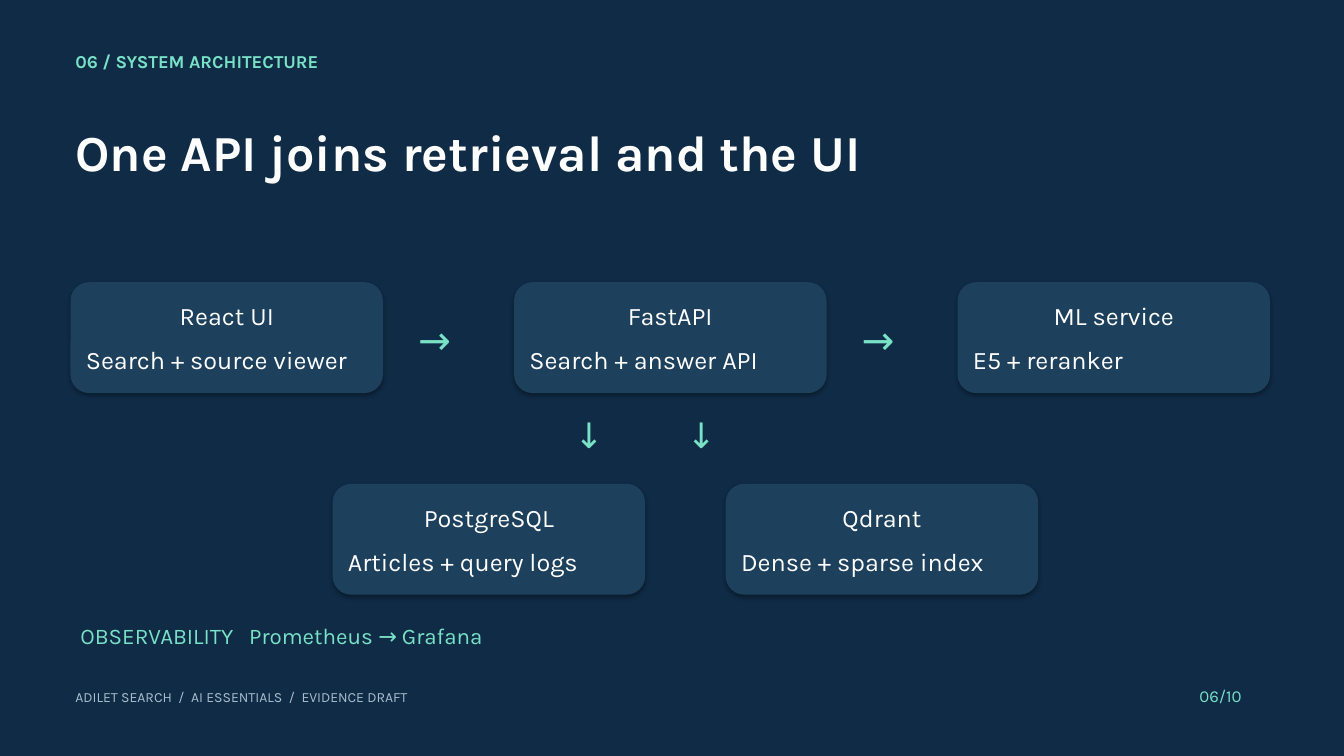
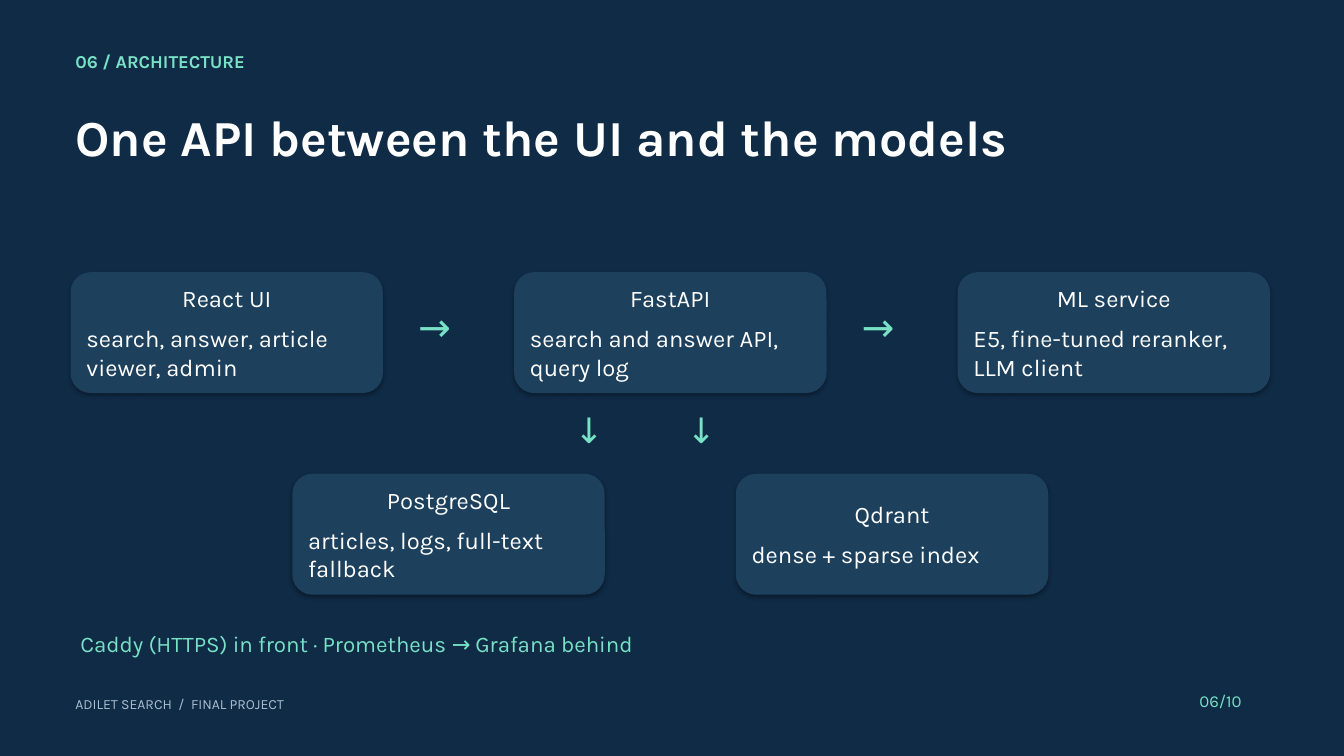
Before and after one commit to R0onen/adilet-search, a slide deck: slide 6 of docs/presentation/final_deck.pptx. Drawn at 1344x756 pixels with LibreOffice and Linux fonts; fonts in the diff are those of the drawing. Boxes give left, top, right and bottom in pixels: in the first picture for what was removed or moved away, otherwise in the second. Text is boxed around its words. In the diff, an @@ line names an element or a change of style, - is before the commit and + after.

Commit message:
docs: final evaluation, load test on the deployed corpus, model card for pipeline 1.0.0, presentation, guides and status

```diff
--- a/docs/presentation/final_deck.pptx
+++ b/docs/presentation/final_deck.pptx
@@ text at [75,56,245,68]: text changed @@
-06 / SYSTEM ARCHITECTURE
+06 / ARCHITECTURE
@@ text at [75,121,1008,157]: text changed @@
-One API joins retrieval and the UI
+One API between the UI and the models
@@ rounded rectangle "React UI": place and size @@
-rounded rectangle "React UI" at [71,282,383,393]
+rounded rectangle "React UI" at [71,272,383,393]
@@ text in rounded rectangle at [182,292,271,308]: size 18 to 17 pt in "React UI"; less space between paragraphs @@
@@ text "→": place and size @@
-text "→" at [408,311,489,371]
+text "→" at [408,297,489,358]
@@ rounded rectangle "FastAPI": place and size @@
-rounded rectangle "FastAPI" at [514,282,827,393]
+rounded rectangle "FastAPI" at [514,272,827,393]
@@ text in rounded rectangle at [630,292,710,308]: size 18 to 17 pt in "FastAPI"; less space between paragraphs @@
@@ less space between paragraphs in 4 elements at [1199,694,1241,708], [565,403,776,454], [408,297,489,358], [852,297,933,358] @@
@@ text "→": place and size @@
-text "→" at [852,311,933,371]
+text "→" at [852,297,933,358]
@@ rounded rectangle "ML service": place and size @@
-rounded rectangle "ML service" at [958,282,1270,393]
+rounded rectangle "ML service" at [958,272,1270,393]
@@ text in rounded rectangle at [1057,290,1171,308]: size 18 to 17 pt in "ML service"; less space between paragraphs @@
@@ text in rounded rectangle at [86,330,328,379]: text changed; size 18 to 17 pt @@
-Search + source viewer
+search, answer, article viewer, admin
@@ text in rounded rectangle at [530,330,779,382]: text changed; size 18 to 17 pt @@
-Search + answer API
+search and answer API, query log
@@ text in rounded rectangle at [973,330,1227,377]: text changed; size 18 to 17 pt @@
-E5 + reranker
+E5, fine-tuned reranker, LLM client
@@ rounded rectangle "PostgreSQL": place and size @@
-rounded rectangle "PostgreSQL" at [333,484,645,595]
+rounded rectangle "PostgreSQL" at [292,474,605,595]
@@ rounded rectangle "Qdrant": place and size @@
-rounded rectangle "Qdrant" at [726,484,1038,595]
+rounded rectangle "Qdrant" at [736,474,1049,595]
@@ text in rounded rectangle at [387,494,510,515]: size 18 to 17 pt in "PostgreSQL"; less space between paragraphs @@
@@ text in rounded rectangle at [855,506,930,527]: size 18 to 17 pt in "Qdrant"; less space between paragraphs @@
@@ text in rounded rectangle at [308,532,543,578]: text changed; size 18 to 17 pt @@
-Articles + query logs
+articles, logs, full-text fallback
@@ text in rounded rectangle at [752,546,979,569]: text changed; size 18 to 17 pt @@
-Dense + sparse index
+dense + sparse index
@@ text at [80,636,633,658]: text changed @@
-OBSERVABILITY Prometheus → Grafana
+Caddy (HTTPS) in front · Prometheus → Grafana behind
@@ text at [75,700,284,709]: text changed @@
-ADILET SEARCH / AI ESSENTIALS / EVIDENCE DRAFT
+ADILET SEARCH / FINAL PROJECT
```
Also in this commit, not shown: 1 other slide changed, 8 slides added, 8 slides removed, 29 other files.
